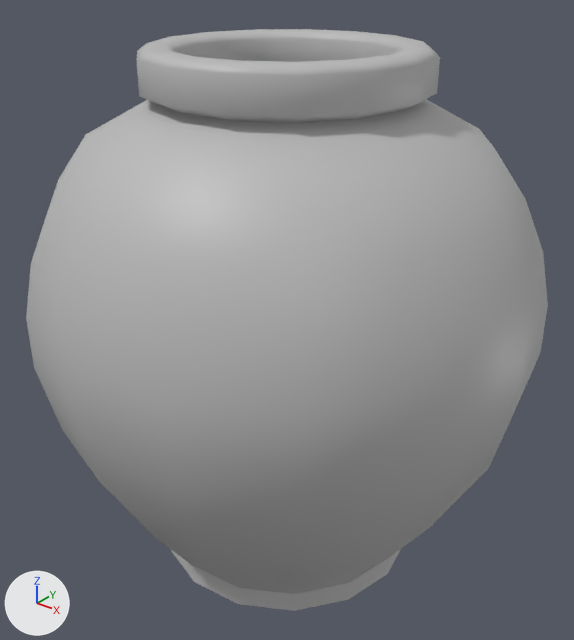
The FBX model Assets/GameStuff/Matt's Stuff/M_Assets/Dungeon/Jar_2.fbx, before and after one commit.
Rendered twice from a 50 mm camera at (1.64, -2.06, 2.31) aimed at (0.0, -0.01, 1.04). The axes (+X, +Y, +Z) are drawn at lower left. The lights are the same throughout.

Script lines for the objects in view, before the commit:
```python
me_mesh = bpy.data.meshes.new('Mesh')
me_mesh.from_pydata(...)  # 317 vertices, 330 faces; spans x -89.0..89.0, y -95.0..95.0, z -90.0..90.0
me_mesh.materials.append(mat_lambert1)  # grey #bcbcbc
ob_jar_2 = bpy.data.objects.new('Jar_2', me_mesh)
ob_jar_2.location = (0.0, 0.0, 1.051)
ob_jar_2.rotation_euler = (1.571, 0.0, 0.0)  # degrees (90, 0, 0)
ob_jar_2.scale = (0.01, 0.01, 0.01)
```
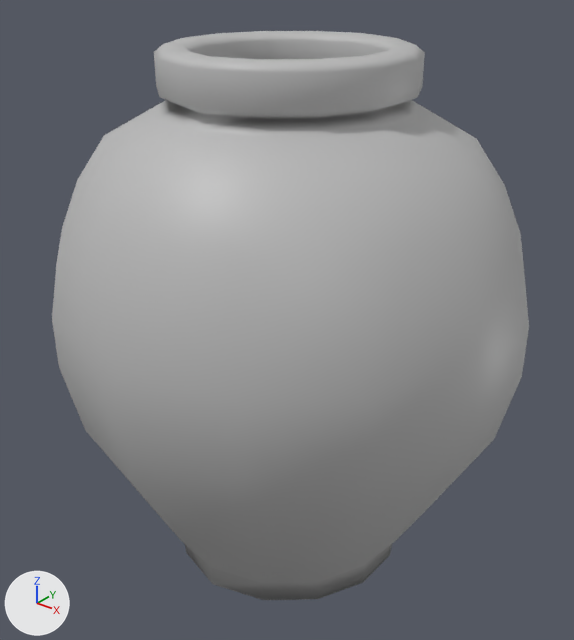
The change, as JSON lines over the scene's bpy script:
```json
{"block": "me_mesh", "where": "# used by ob_jar_2; location = (0.0, 0.0, 1.051); rotation_euler = (1.571, 0.0, 0.0), in degrees (90, 0, 0); scale = (0.01, 0.01, 0.01)"}
{"op": "remove", "block": "me_mesh", "code": "me_mesh.from_pydata(...)  # 317 vertices, 330 faces; spans x -89.0..89.0, y -95.0..95.0, z -90.0..90.0"}
{"op": "add", "block": "me_mesh", "code": "me_mesh.from_pydata(...)  # 306 vertices, 308 faces; spans x -89.0..77.0, y -95.0..95.0, z -89.0..89.0"}
{"block": "me_mesh", "change": "me_mesh part 1"}
{"block": "me_mesh", "change": "23 vertices are removed from x -1.0..89.0, y -95.0..95.0, z 0.0"}
{"block": "me_mesh", "change": "70 faces are deleted"}
{"block": "me_mesh", "change": "8 vertices in x -5.0, y 79.0..95.0, z -38.0..38.0 move by (-1.0, 0.0, 0.0)"}
{"block": "me_mesh", "change": "4 vertices in x 31.0..32.0, y -87.0..93.0, z -37.0..-36.0 move by (-3.0, 0.0, 8.0)"}
{"block": "me_mesh", "change": "4 vertices in x 31.0..32.0, y -87.0..93.0, z 36.0..37.0 move by (-3.0, 0.0, -8.0)"}
{"block": "me_mesh", "change": "4 vertices in x 10.0..11.0, y 35.0..93.0, z -35.0..-33.0 move by (-3.0, 0.0, 3.0)"}
{"block": "me_mesh", "change": "4 vertices in x 10.0..11.0, y 35.0..93.0, z 33.0..35.0 move by (-3.0, 0.0, -3.0)"}
{"block": "me_mesh", "change": "3 vertices in x -10.0, y -3.0..33.0, z -90.0..-86.0 move by (4.0, 0.0, 1.0)"}
{"block": "me_mesh", "change": "123 vertices move from x -10.0..81.0, y -95.0..95.0, z -86.0..90.0 to x -6.0..77.0, y -95.0..95.0, z -83.0..89.0"}
{"block": "me_mesh", "change": "12 vertices are added at x -6.0, y -87.0..-69.0, z 0.0"}
{"block": "me_mesh", "change": "48 new faces join them"}
{"op": "set", "path": "ob_jar_2.location", "old": "(0.0, 0.0, 1.051)", "new": "(0.057, 0.0, 1.051)"}
{"op": "set", "path": "ob_jar_2.scale", "old": "(0.01, 0.01, 0.01)", "new": "(0.01, 0.01, 0.0093)"}
```

What differs and where, as boxes (x1, y1, x2, y2) in the pictures (574 x 640 px):
```json
{"object": "Jar_2", "change": "reshaped, moved, rescaled", "before": [26, 29, 548, 611], "after": [52, 31, 529, 600], "on screen": "9% narrower"}
```
